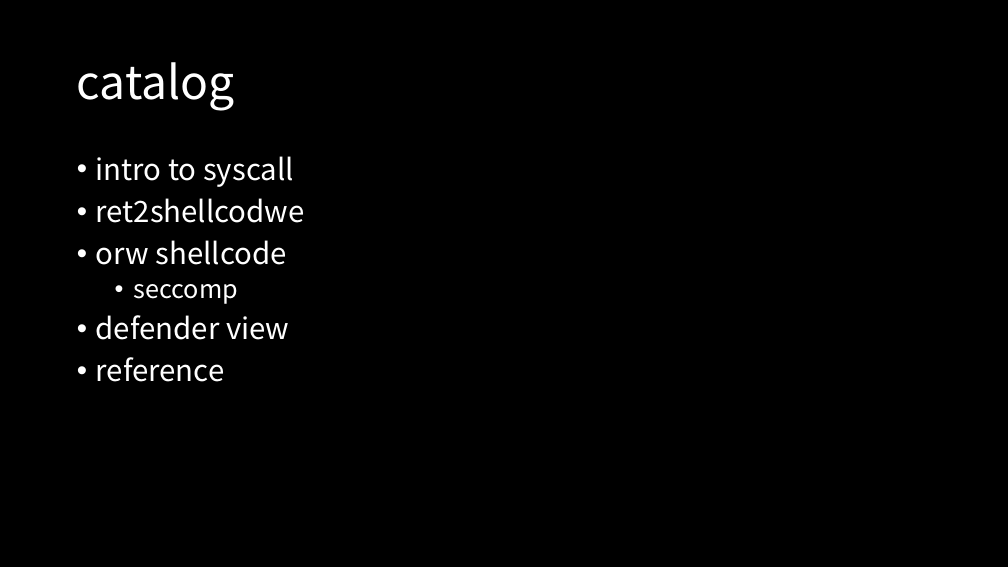
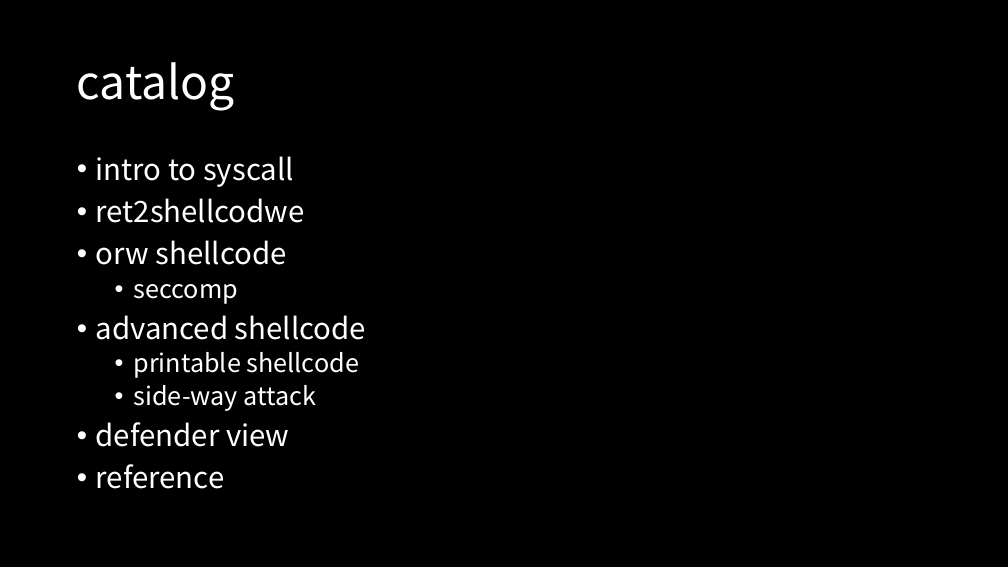
Before and after one commit to 7Hxz233/Lilac_2020_summer_pwn, a slide deck: slide 2 of slides/2-shellcode.pptx. Drawn at 1008x567 pixels with LibreOffice and Linux fonts; fonts in the diff are those of the drawing. Boxes give left, top, right and bottom in pixels: in the first picture for what was removed or moved away, otherwise in the second. Text is boxed around its words. In the diff, an @@ line names an element or a change of style, - is before the commit and + after.

```diff
--- a/slides/2-shellcode.pptx
+++ b/slides/2-shellcode.pptx
@@ text at [96,315,366,411]: paragraphs added @@
+• advanced shellcode
+  • printable shellcode
+  • side-way attack
```
Also in this commit, not shown: 1 other slide changed, 3 slides added, 5 other files.
